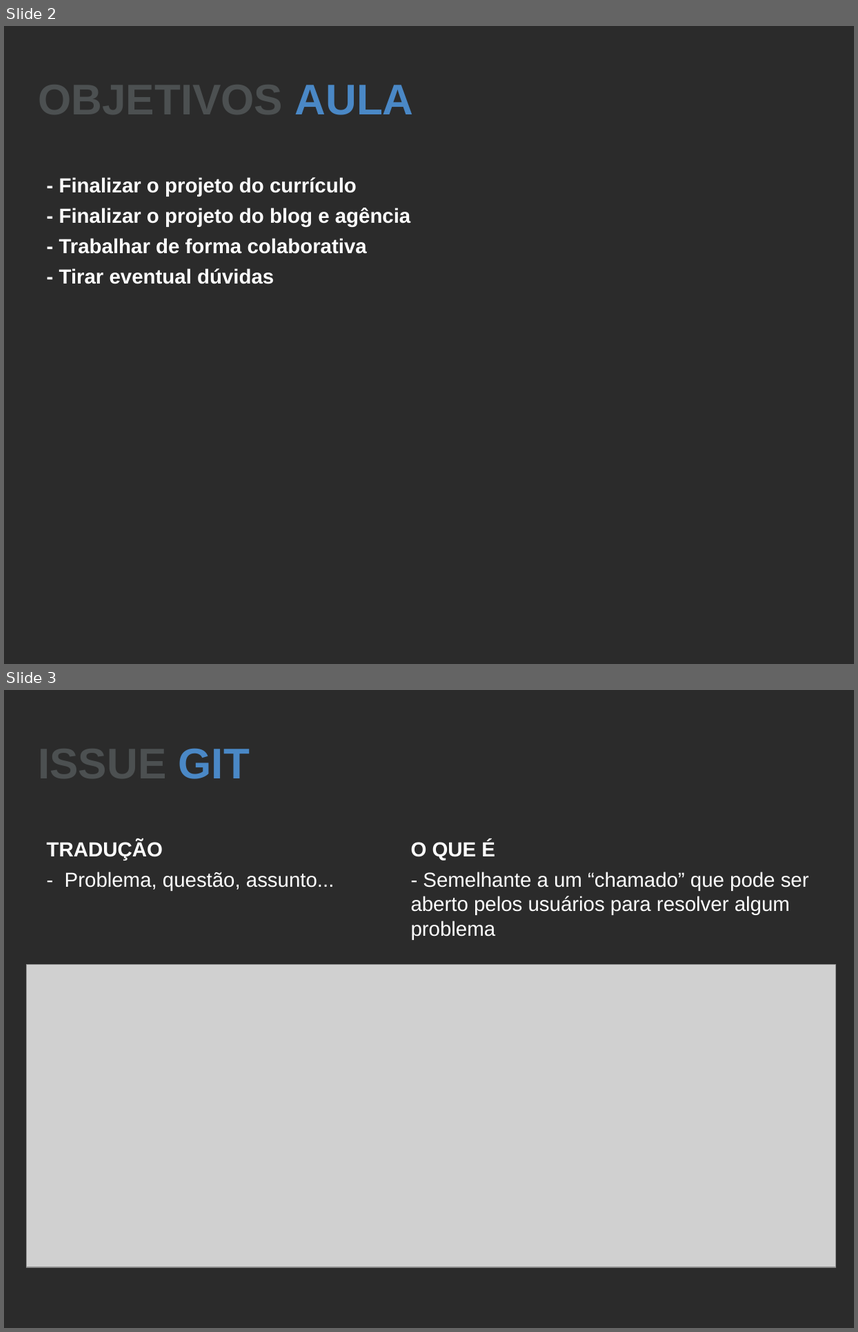
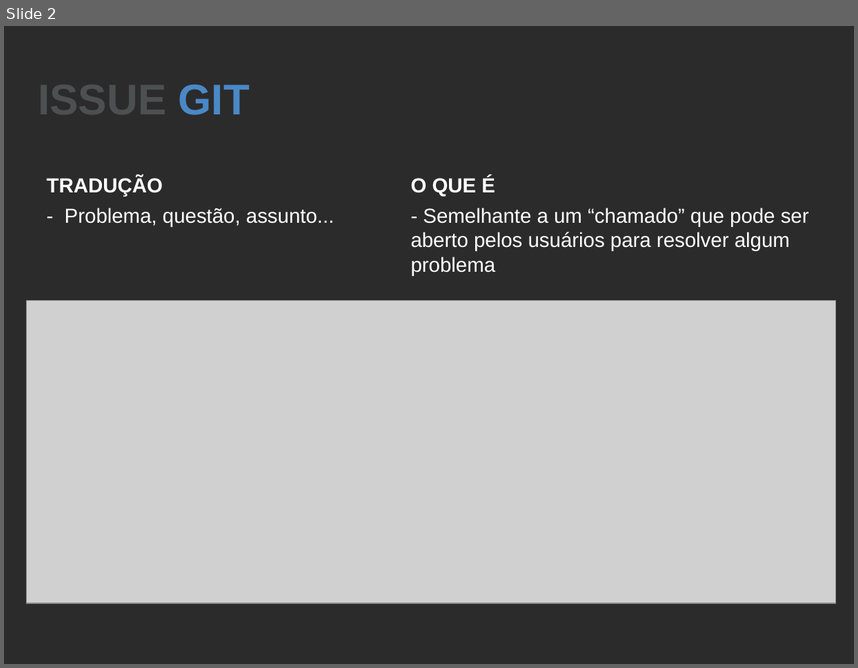
Before and after one commit to cursosticcea/curso-ui-development-1, a slide deck: aulas/aula9/aula9-slide.odp. Shown one above the other, each under a label of ours: slides 2 and 3 before the commit, slide 2 after it. The pictures are 858x1332 and 858x668 pixels, drawn with LibreOffice and Linux fonts; fonts in the diff are those of the drawing; grey boxes stand for pictures; background and template pictures are left out; a plain dark background stands for a picture behind light text. Boxes give left, top, right and bottom in pixels: in the first picture for what was removed or moved away, otherwise in the second. Text is boxed around its words. In the diff, an @@ line names an element or a change of style, - is before the commit and + after.

```diff
--- a/aulas/aula9/aula9-slide.odp
+++ b/aulas/aula9/aula9-slide.odp
@@ slide 2 removed at (x1=4, y1=26, x2=854, y2=664), background picture (left out) @@
@@ title removed at (x1=38, y1=76, x2=414, y2=123) @@
-OBJETIVOS AULA
@@ text removed at (x1=59, y1=177, x2=411, y2=284) @@
-- Finalizar o projeto do currículo
-- Finalizar o projeto do blog e agência
-- Trabalhar de forma colaborativa
-- Tirar eventual dúvidas
@@ what was slide 3 is now slide 2 @@
```
Also in this commit, not shown: 1 other slide removed, 53 other files.
